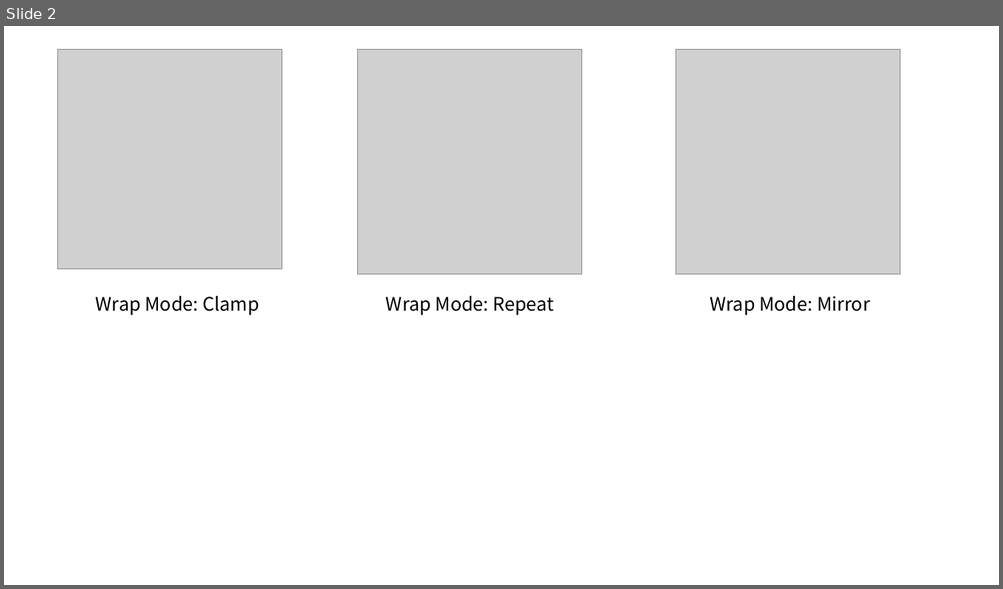
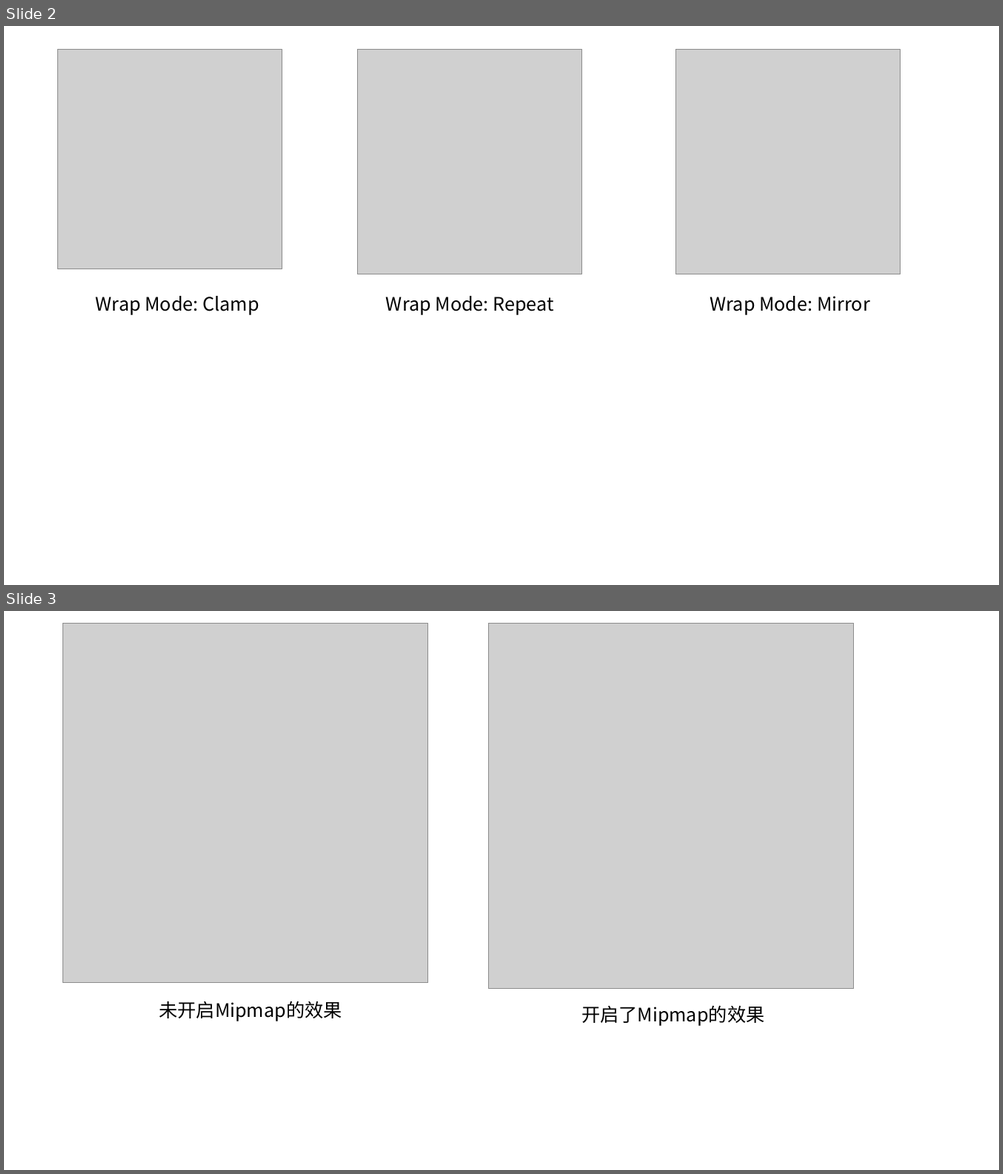
Before and after one commit to YYHHOrganization/PrepareForWorkNotes, a slide deck: 计算机图形学/图形学教程/Leson_9.pptx. Shown one above the other, each under a label of ours: slide 2 before the commit, slides 2 and 3 after it. The pictures are 1003x589 and 1003x1174 pixels, drawn with LibreOffice and Linux fonts; fonts in the diff are those of the drawing; grey boxes stand for pictures. Boxes give left, top, right and bottom in pixels: in the first picture for what was removed or moved away, otherwise in the second. Text is boxed around its words. In the diff, an @@ line names an element or a change of style, - is before the commit and + after.

```diff
--- a/计算机图形学/图形学教程/Leson_9.pptx
+++ b/计算机图形学/图形学教程/Leson_9.pptx
@@ slide 3 added at (4,611,999,1170), background #FFFFFF @@
@@ picture added at (63,623,428,983) @@
@@ picture added at (489,623,854,989) @@
@@ text added at (159,1001,341,1022), 18 pt, text #000000 @@
+未开启Mipmap的效果
@@ text added at (581,1005,764,1026), 18 pt, text #000000 @@
+开启了Mipmap的效果
```
Also in this commit, not shown: 1 other slide added, 10 other files.
